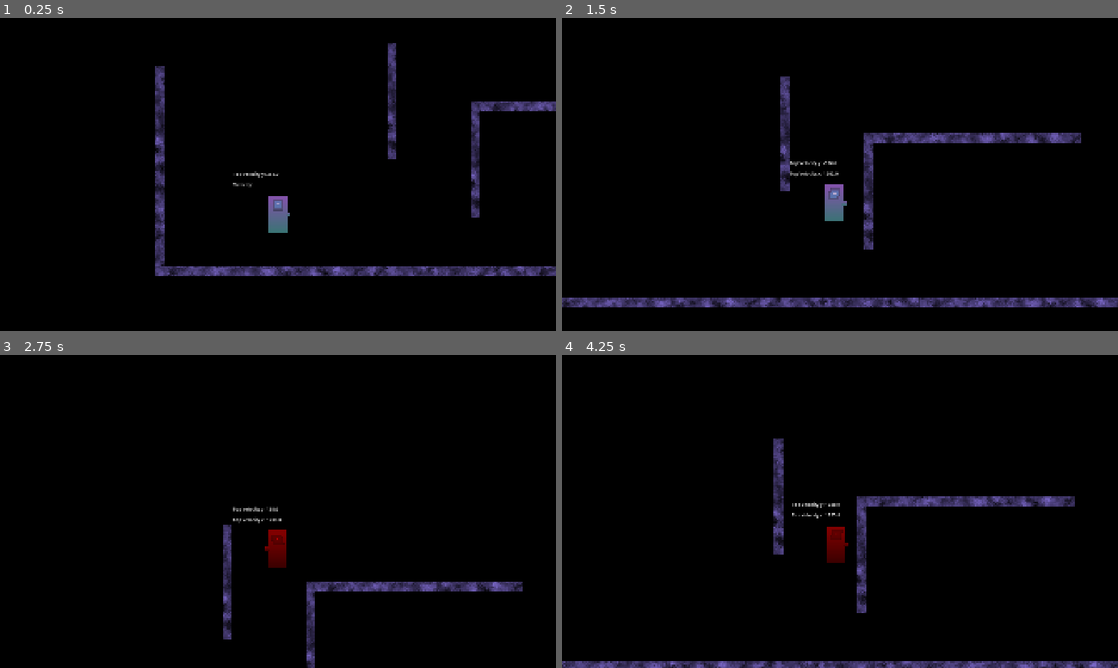
Above: before the commit, frames 1-4 (two rows, left to right).
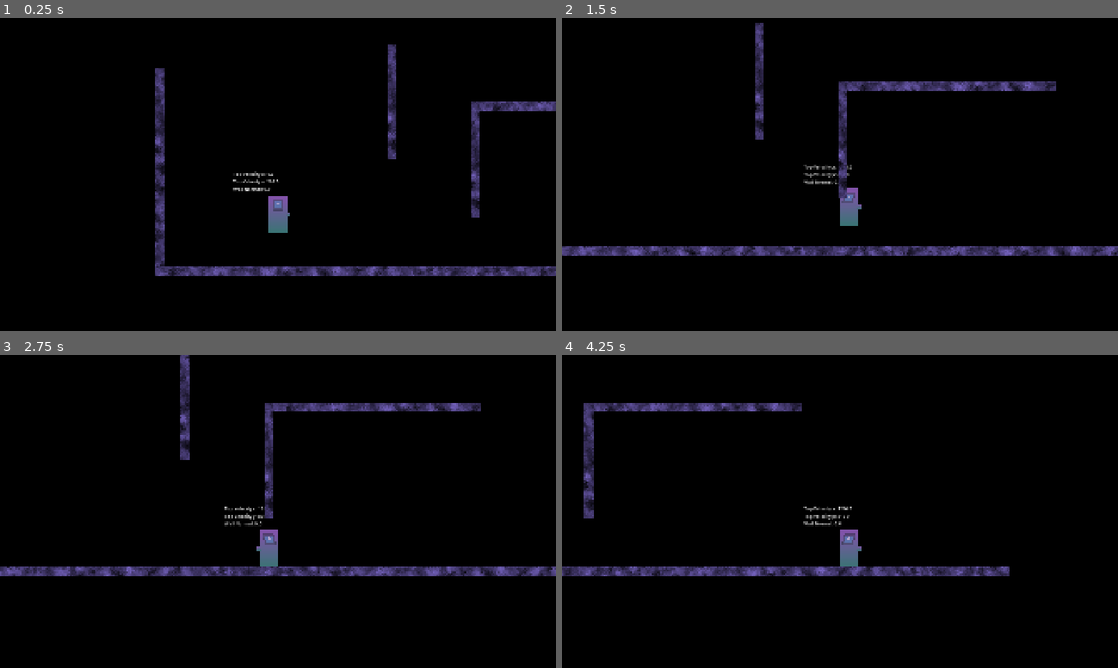
Above: after the commit, the same moments.

Repository: vexruna/the-nights
Game: Godot game, scene res://Scenes/game.tscn
The game is run twice, just before and just after one commit, with the same random seed, the same clock (stepped at 60 frames per second) and the same inputs. The engine's default icon, where the game draws it, is replaced by a stand-in: a white triangle on a blue panel in a dark square.
Inputs:
- Up to frame 1 (0.25 s): no input
- Up to frame 2 (1.5 s): hold Space (action_jump) 0.53-1.28 s; hold D (action_right) from 0.53 s (still down); tap L (action_dash) at 0.6 s; tap Space (action_jump) at 1.35 s
- Up to frame 3 (2.75 s): tap Space (action_jump) at 1.52, 1.82 s; tap L (action_dash) at 1.55, 2.1 s; release D (action_right) at 2.03 s; hold A (action_left) from 2.03 s (still down); hold Space (action_jump) from 2.03 s (still down)
- Up to frame 4 (4.25 s): release A (action_left) at 2.78 s; release Space (action_jump) at 2.78 s; hold D (action_right) from 2.78 s (still down); tap L (action_dash) at 2.85 s; tap Space (action_jump) at 3.02, 3.32 s; hold Space (action_jump) from 3.53 s (still down)

The runs differ from the first frame. In frame 1, 1.0% of the frame differs, in the area x 27-100%, y 8-83%; in frame 2, 12%, in the area x 0-100%, y 1-93%; in frame 3, 8.1%; in frame 4, 9.8%.

Commit message:
Cleanup and Refactoring

Diff:
--- a/Scenes/player.tscn
+++ b/Scenes/player.tscn
@@ -48,21 +48,16 @@
 texture = SubResource("NoiseTexture2D_fkybt")
 
 [node name="DashTimer" type="Timer" parent="." unique_id=1756650783]
+process_callback = 0
 wait_time = 0.1
 one_shot = true
 
 [node name="DashDelay" type="Timer" parent="." unique_id=110126033]
-wait_time = 0.3
+process_callback = 0
+wait_time = 0.2
 one_shot = true
 
-[node name="VectorText" type="Label" parent="." unique_id=1251242201]
-offset_left = -154.0
-offset_top = -113.0
-offset_right = -56.0
-offset_bottom = -79.0
-text = "Velocity:"
-
-[node name="VectorText2" type="Label" parent="." unique_id=1942769261]
+[node name="Debug" type="Label" parent="." unique_id=1251242201]
 offset_left = -154.0
 offset_top = -150.0
 offset_right = -56.0
@@ -70,5 +65,6 @@
 text = "Velocity:"
 
 [node name="KoyoteTimer" type="Timer" parent="." unique_id=715569963]
+process_callback = 0
 wait_time = 0.1
 one_shot = true
--- a/Scripts/player.gd
+++ b/Scripts/player.gd
@@ -1,40 +1,48 @@
 extends CharacterBody2D
 
 @export var SPEED := 600.0
-@export var ACCELERATION := 1500.0
-@export var FRICTION := 3000.0
+@export var ACCELERATION := 5000.0
+@export var FRICTION := 5000.0
 @export var JUMP_VELOCITY := -800.0
-@export var TERMINAL_VELOCITY := 5000.0
+@export var TERMINAL_VELOCITY := 3000.0
 @export var DASH_SPEED := Vector2(1200, 800)
 
+var direction := Vector2()
 var DashToken = 1
 var DashLimit = 1
 var topvelocity := Vector2(0.0, 0.0)
-var koyote: bool = false
+var koyote:= true
+var goat:= false
+var wall:= Vector2(0, 0)
+
 func _physics_process(delta):
 	PlayerMovement(delta)
-	DashIndicator()
-	TopVelocity()
+	Indicator()
+	Debug()
 	move_and_slide()
 
 func PlayerMovement(delta):
 	# Get the input direction and handle the movement/deceleration.
-	var direction = Vector2()
 	direction = Input.get_vector("action_left", "action_right","action_up", "action_down")
 	var velocity_weight: float = (ACCELERATION if direction else FRICTION) * delta
 
-	# Add the gravity.
-	if is_on_floor() and koyote: #or is_on_wall_only() and koyote:
+	# Koyote + Air Drag
+	if is_on_floor() and not koyote:
 		$KoyoteTimer.stop()
+		koyote = true
+		ACCELERATION = 5000.0
+		FRICTION = 5000.0
+	if not is_on_floor() and koyote:
 		koyote = false
-	if not is_on_floor() and not koyote or not is_on_wall_only() and not koyote:
 		$KoyoteTimer.start()
-		koyote = true
+
+	# Gravity.
 	if not is_on_floor() and $DashTimer.is_stopped() and $KoyoteTimer.is_stopped():
-		if is_on_wall_only() and velocity.y >= 0:
-			velocity += get_gravity() * delta
-			if velocity.y > 200:
-				velocity.y = 200
+		# Wall friction
+		ACCELERATION = 2000.0
+		FRICTION = 2000.0
+		if is_on_wall_only() and velocity.y > 400 and not direction.y == 1:
+			velocity.y = 400
 		else:
 			velocity += get_gravity() * delta
 			if velocity.y > TERMINAL_VELOCITY:
@@ -42,63 +50,65 @@
 
 
 	# Handle jump.
-	if Input.is_action_pressed("action_jump") or Input.is_action_pressed("action_jump") and $KoyoteTimer.time_left > 0:
-		$KoyoteTimer.stop()
-		if is_on_floor():
+	if Input.is_action_just_pressed("action_jump"):
+		if is_on_floor() or not is_on_floor() and $KoyoteTimer.time_left > 0:
 			velocity.y = JUMP_VELOCITY
-		if is_on_wall_only():
-			velocity.x = JUMP_VELOCITY * 0.8 * $Placeholder.scale.x
+			koyote = false
+			$KoyoteTimer.stop()
+		if is_on_wall_only() or not is_on_wall_only() and $KoyoteTimer.time_left > 0:
+			wall = get_wall_normal()
+			velocity.x = JUMP_VELOCITY * 0.8 * -wall.x
 			velocity.y = JUMP_VELOCITY
+			koyote = false
+			$KoyoteTimer.stop()
 
-	#if Input.is_action_just_pressed("action_jump") and is_on_floor() or Input.is_action_just_pressed("action_jump") and $KoyoteTimer.time_left > 0:
-	#	koyote = false
-	#	$KoyoteTimer.stop()
-	#	velocity.y = JUMP_VELOCITY
-	#if Input.is_action_just_pressed("action_jump") and is_on_wall_only() and $KoyoteTimer.time_left > 0:
-	#	velocity.x = JUMP_VELOCITY * 0.8 * $Placeholder.scale.x
-	#	velocity.y = JUMP_VELOCITY
+
 
 	#Basic movement
 	if direction.x and $DashTimer.is_stopped():
-		velocity.x = move_toward(velocity.x, direction.x * SPEED, velocity_weight)
+		velocity.x = move_toward(velocity.x, roundf(direction.x) * SPEED, velocity_weight)
 	else:
 		if $DashTimer.is_stopped():
 			velocity.x = move_toward(velocity.x, 0, velocity_weight)
 
-	#Skew player face (Testing purposes only)
+# Dash mechanic WIP
+	if is_on_floor() and DashToken == 0:
+		DashToken = DashLimit
+	if Input.is_action_just_pressed("action_dash") and $DashTimer.is_stopped() and $DashDelay.is_stopped() and DashToken > 0:
+		velocity = Vector2.ZERO
+		$DashTimer.start()
+		$DashDelay.start()
+		$KoyoteTimer.stop()
+		DashToken -= 1
+		if direction:
+			velocity = direction.normalized() * DASH_SPEED
+		else:
+			velocity.x = DASH_SPEED.x * $Placeholder.scale.x
+
+func Indicator(): # For testing and debugging
+	# Dash Christmas tree
+	if not $DashTimer.is_stopped():
+		$Placeholder.set_modulate(Color("Green"))
+	if $DashTimer.is_stopped() and not $DashDelay.is_stopped() or $KoyoteTimer.time_left > 0:
+		$Placeholder.set_modulate(Color("Yellow"))
+	if $DashTimer.is_stopped() and $DashDelay.is_stopped() and not is_on_floor() and DashToken <= 0 and $KoyoteTimer.is_stopped():
+		$Placeholder.set_modulate(Color("Red"))
+	if $DashTimer.is_stopped() and $DashDelay.is_stopped() and is_on_floor() or $DashTimer.is_stopped() and $DashDelay.is_stopped() and DashToken > 0 and $KoyoteTimer.is_stopped():
+		$Placeholder.set_modulate(Color("White"))
+
+	#Skew player face
 	if direction.x:
 		$Placeholder/Face.set_skew(deg_to_rad(13.5))
 		$Placeholder.scale.x = round(direction.x)
 	else:
 		$Placeholder/Face.set_skew(deg_to_rad(0))
 
-# Dash mechanic WIP
-	if is_on_floor():
-		DashToken = DashLimit
-	if Input.is_action_just_pressed("action_dash") and $DashTimer.is_stopped() and $DashDelay.is_stopped() and DashToken > 0:
-		velocity = Vector2.ZERO
-		$DashTimer.start()
-		$DashDelay.start()
-		DashToken -= 1
-		if direction:
-			velocity = direction.normalized() * DASH_SPEED
-		else:
-			velocity.x = DASH_SPEED.x * $Placeholder.scale.x
-
-func DashIndicator():
-	if not $DashTimer.is_stopped():
-		$Placeholder.set_modulate(Color("Green"))
-	if $DashTimer.is_stopped() and not $DashDelay.is_stopped():
-		$Placeholder.set_modulate(Color("Yellow"))
-	if $DashTimer.is_stopped() and $DashDelay.is_stopped() and not is_on_floor() and DashToken <= 0:
-		$Placeholder.set_modulate(Color("Red"))
-	if $DashTimer.is_stopped() and $DashDelay.is_stopped() and is_on_floor() or $DashTimer.is_stopped() and $DashDelay.is_stopped() and DashToken > 0:
-		$Placeholder.set_modulate(Color("White"))
-
-func TopVelocity():
-	if abs(velocity.x) > topvelocity.x:
-		topvelocity.x = velocity.x
-		$VectorText.text = "Top Velocity.x: " + str(topvelocity.x)
-	if abs(velocity.y) > topvelocity.y:
-		topvelocity.y = velocity.y
-		$VectorText2.text = "Top Velocity.y: " + str(topvelocity.y)
+func Debug(): # Useful info
+	if abs(velocity.x) > abs(topvelocity.x):
+		topvelocity.x = roundf(abs(velocity.x))
+	if abs(velocity.y) > abs(topvelocity.y):
+		topvelocity.y = roundf(abs(velocity.y))
+	$Debug.text = \
+	"Top Velocity.x: "+str(topvelocity.x) + "\n" + \
+	"Top Velocity.y: "+str(topvelocity.y) + "\n" + \
+	"Wall Normal: " + str(get_wall_normal().x)
--- a/project.godot
+++ b/project.godot
@@ -93,7 +93,7 @@
 [physics]
 
 3d/physics_engine="Jolt Physics"
-2d/default_gravity=1920.0
+2d/default_gravity=2300.0
 
 [rendering]
 
